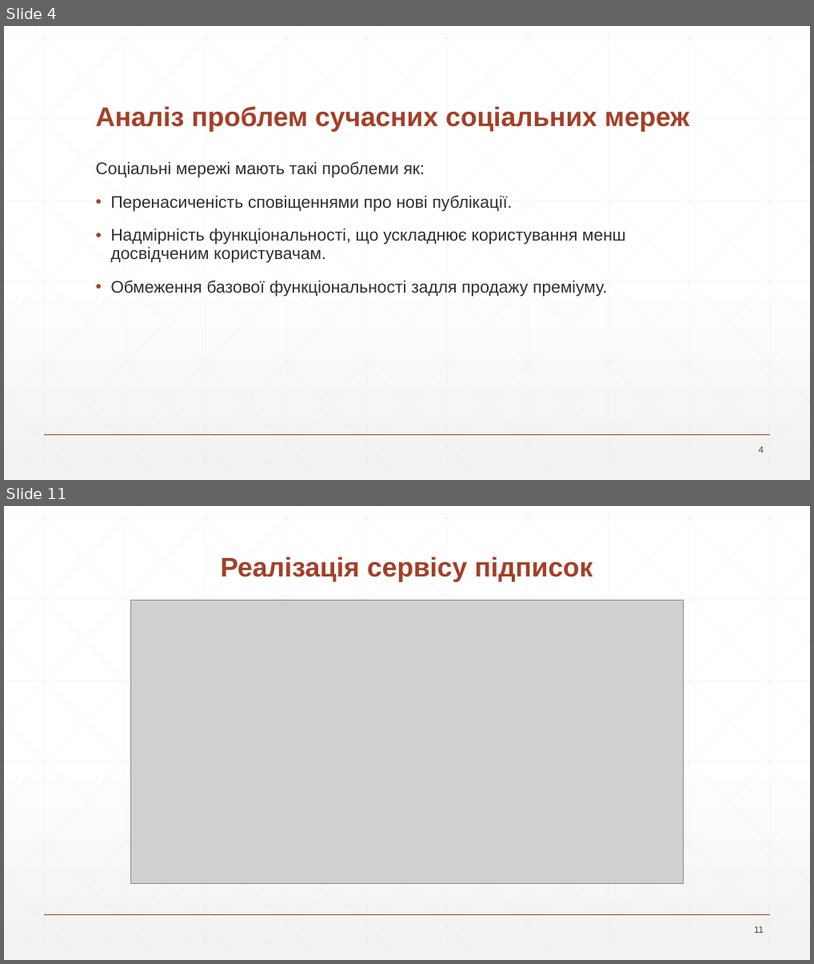
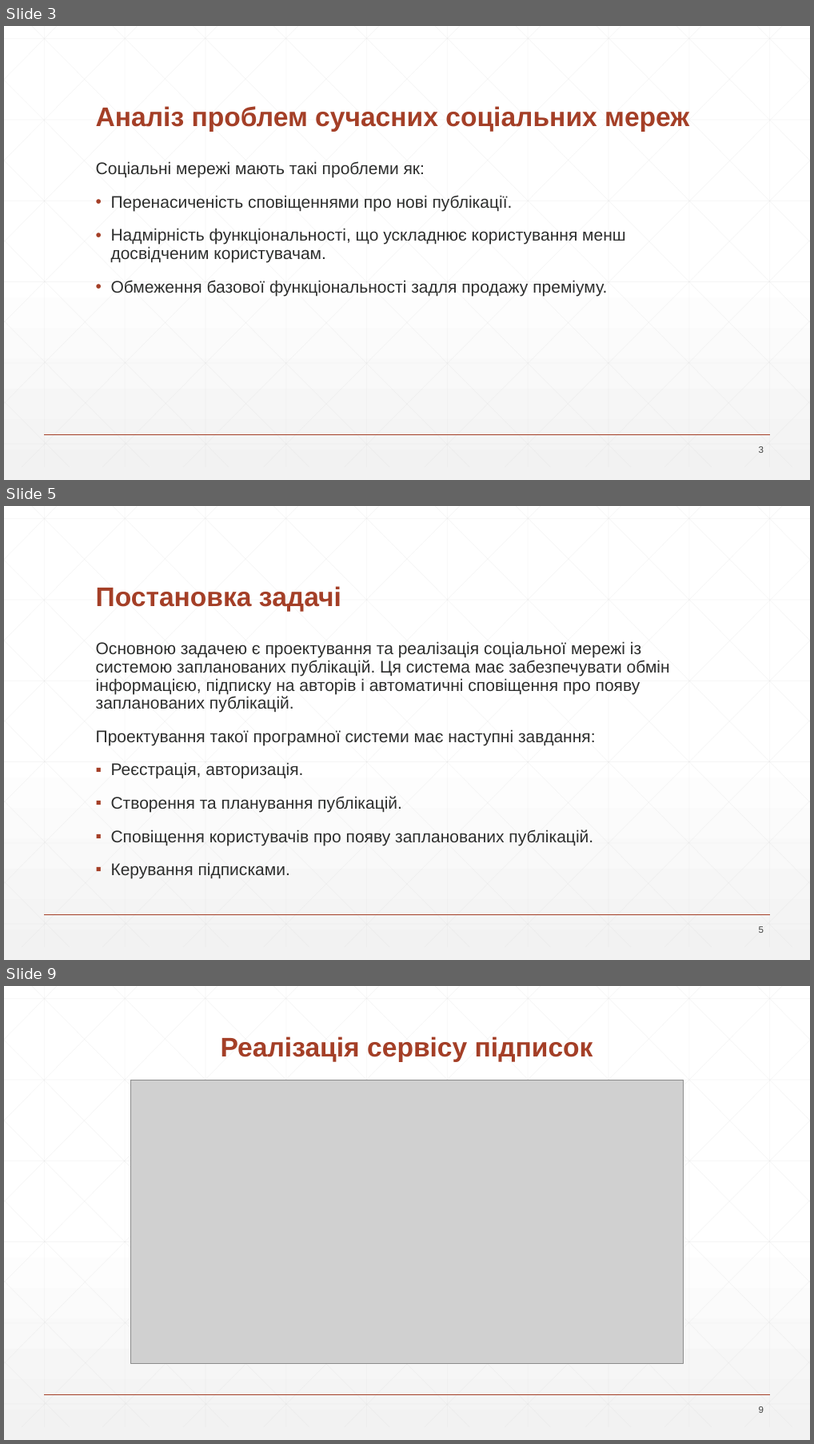
Before and after one commit to NureBiletskyiDanylo/2025_B_KKP_PZPI-22-6_Biletskyi_D_A, a slide deck: 2025_Б_ККП_ПЗПІ-22-6_Білецький_Д_А/2025_Б_ККП_ПЗПІ-22-6_Білецький_Д_А.pptx. Shown one above the other, each under a label of ours: slides 4 and 11 before the commit, slides 3, 5 and 9 after it; the slides between them are not shown. The pictures are 814x964 and 814x1444 pixels, drawn with LibreOffice and Linux fonts; fonts in the diff are those of the drawing; grey boxes stand for pictures. Boxes give left, top, right and bottom in pixels: in the first picture for what was removed or moved away, otherwise in the second. Text is boxed around its words. In the diff, an @@ line names an element or a change of style, - is before the commit and + after.

```diff
--- a/2025_Б_ККП_ПЗПІ-22-6_Білецький_Д_А/2025_Б_ККП_ПЗПІ-22-6_Білецький_Д_А.pptx
+++ b/2025_Б_ККП_ПЗПІ-22-6_Білецький_Д_А/2025_Б_ККП_ПЗПІ-22-6_Білецький_Д_А.pptx
@@ slide 5 added at (4, 506, 810, 960), background gradient #FFFFFF to #F2F2F2; not listed: 47 template elements that a slide beside it also shows @@
@@ title added at (96, 586, 342, 612), 32 pt, text #A43F27, bold @@
+Постановка задачі
@@ text added at (96, 641, 670, 879), 20 pt, text #2D2E2D @@
+Основною задачею є проектування та реалізація соціальної мережі із системою запланованих публікацій. Ця система має забезпечувати обмін інформацією, підписку на авторів і автоматичні сповіщення про появу запланованих публікацій.
+Проектування такої програмної системи має наступні завдання:
+▪ Реєстрація, авторизація.
+▪ Створення та планування публікацій.
+▪ Сповіщення користувачів про появу запланованих публікацій.
+▪ Керування підписками.
@@ page number added at (759, 926, 764, 932), 11 pt, text #424342 @@
+5
@@ what was slide 4 is now slide 3 @@
@@ page number at (759, 446, 764, 452): text changed @@
-4
+3
@@ what was slide 11 is now slide 9 @@
@@ page number at (759, 1406, 764, 1412): text changed @@
-11
+9
```
Also in this commit, not shown: 5 slides changed, 1 other slide added, 4 slides removed.
